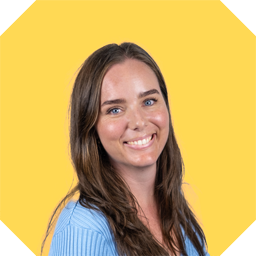
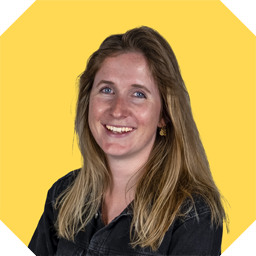
Layer changes from the first 256px x 256px image to the second:
added layer "Layer 16" above "Layer 15" over left=27, top=24, right=232, bottom=256
added layer "Layer 15" above "Layer 14" over left=27, top=24, right=232, bottom=256
added layer "Layer 14" above "Layer 13" over left=27, top=24, right=232, bottom=256
added layer "Layer 13" above "Layer 12" over left=27, top=24, right=232, bottom=256
